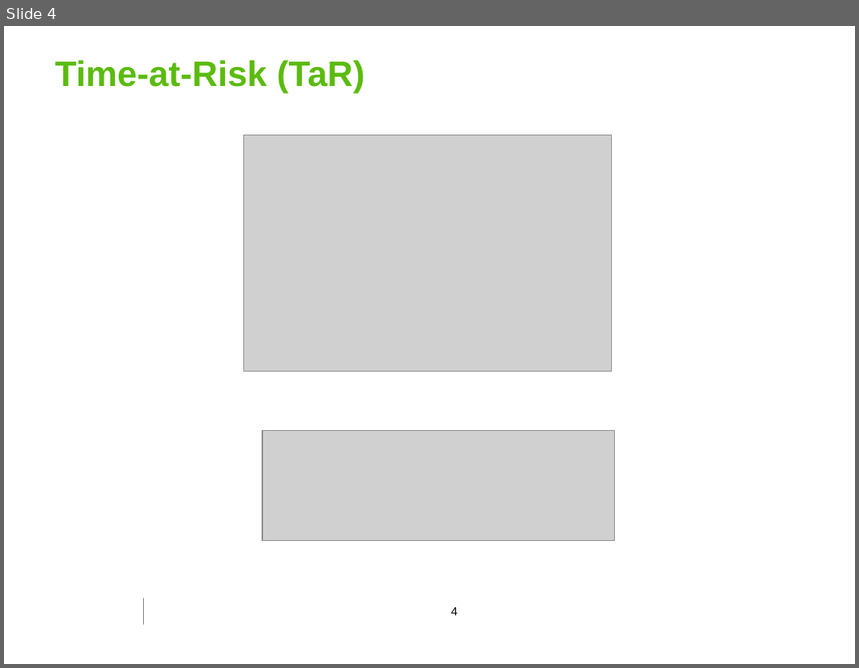
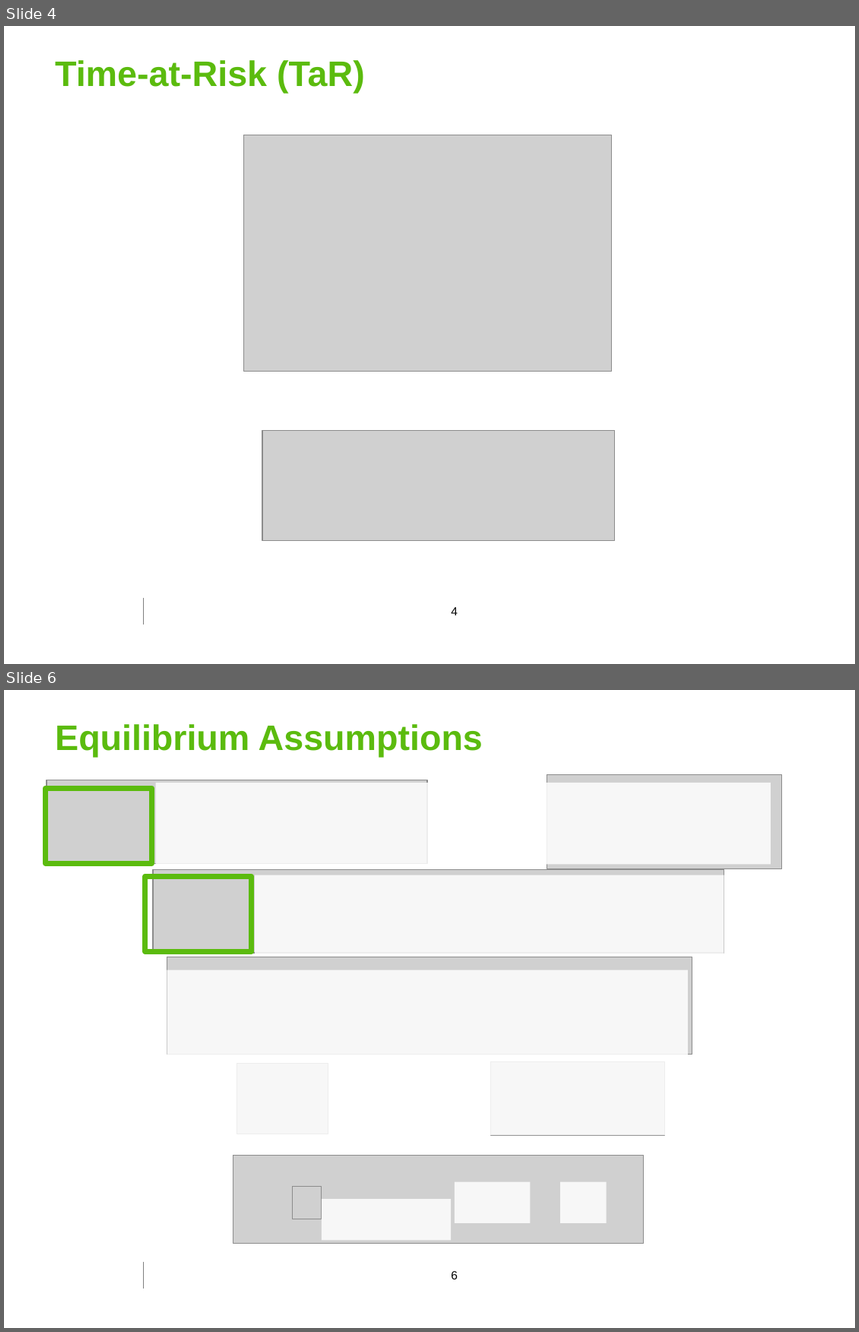
Before and after one commit to georgoff/georgoff.github.io, a slide deck: forest_malaria/MMC_presentation.pptx. Shown one above the other, each under a label of ours: slide 4 before the commit, slides 4 and 6 after it; the slides between them are not shown. The pictures are 859x668 and 859x1332 pixels, drawn with LibreOffice and Linux fonts; fonts in the diff are those of the drawing; grey boxes stand for pictures; background and template pictures are left out. Boxes give left, top, right and bottom in pixels: in the first picture for what was removed or moved away, otherwise in the second. Text is boxed around its words. In the diff, an @@ line names an element or a change of style, - is before the commit and + after.

```diff
--- a/forest_malaria/MMC_presentation.pptx
+++ b/forest_malaria/MMC_presentation.pptx
@@ slide 6 added at (4, 690, 855, 1328), background #FFFFFF; not listed: 1 template element that a slide beside it also shows @@
@@ title added at (55, 724, 483, 758), 30 pt, text #5BBB0E, bold @@
+Equilibrium Assumptions
@@ group added at (46, 775, 782, 1135): 6 pictures, 2 rectangles @@
@@ picture added at (234, 1156, 644, 1243) @@
@@ picture added at (293, 1186, 322, 1219) @@
@@ group added at (155, 783, 771, 1240): 6 rectangles @@
@@ page number added at (451, 1271, 458, 1280), 10 pt, text #000000 @@
+6
```
Also in this commit, not shown: 2 slides changed, 2 other slides added, 3 other files.
